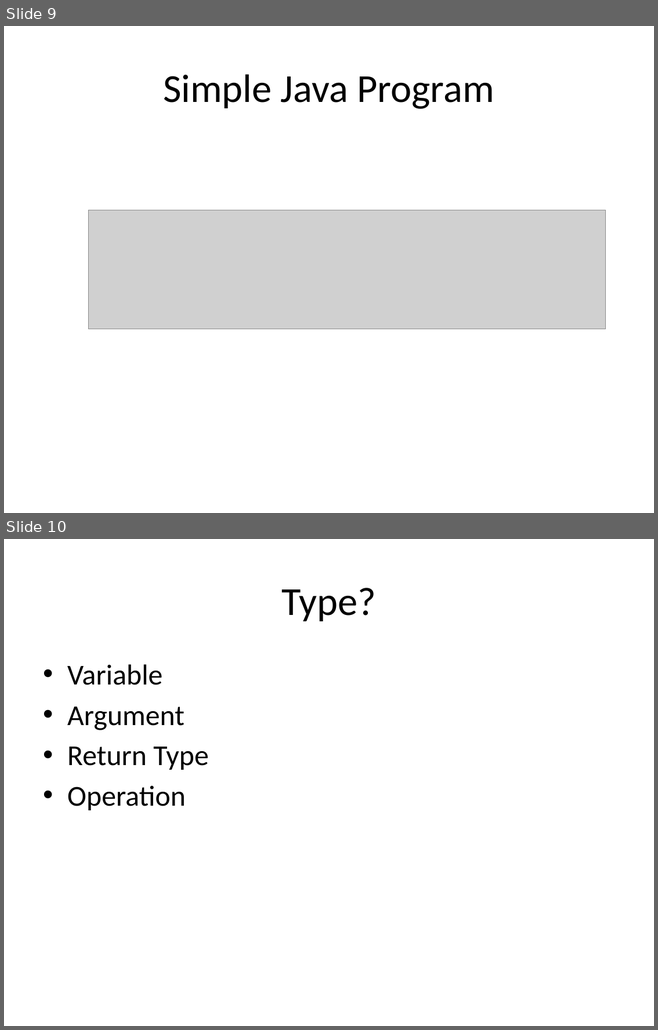
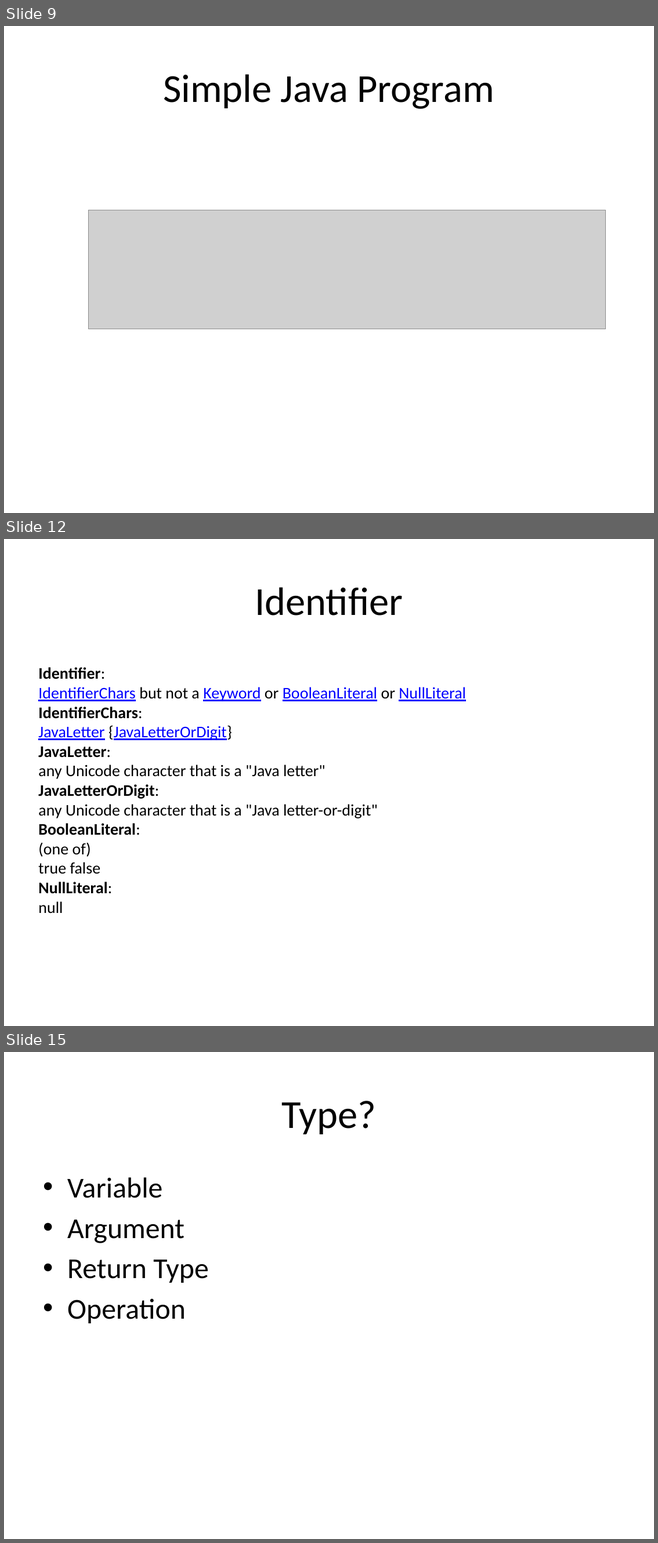
Before and after one commit to milhcbt/oot-aide, a slide deck: src/main/resources/Dasar-Dasar Pemograman Java.pptx. Shown one above the other, each under a label of ours: slides 9 and 10 before the commit, slides 9, 12 and 15 after it; the slides between them are not shown. The pictures are 658x1030 and 658x1543 pixels, drawn with LibreOffice and Linux fonts; fonts in the diff are those of the drawing; grey boxes stand for pictures. Boxes give left, top, right and bottom in pixels: in the first picture for what was removed or moved away, otherwise in the second. Text is boxed around its words. In the diff, an @@ line names an element or a change of style, - is before the commit and + after.

```diff
--- a/src/main/resources/Dasar-Dasar Pemograman Java.pptx
+++ b/src/main/resources/Dasar-Dasar Pemograman Java.pptx
@@ slide 12 added at (4,539,654,1026), background #FFFFFF @@
@@ title added at (255,587,402,616), 44 pt, text #000000 @@
+Identifier
@@ text added at (38,667,466,914), 18 pt, text #000000 @@
+Identifier:
+IdentifierChars but not a Keyword or BooleanLiteral or NullLiteral
+IdentifierChars:
+JavaLetter {JavaLetterOrDigit}
+JavaLetter:
+any Unicode character that is a "Java letter"
+JavaLetterOrDigit:
+any Unicode character that is a "Java letter-or-digit"
+BooleanLiteral:
+(one of)
+true false
+NullLiteral:
+null
@@ what was slide 10 is now slide 15 @@
```
Also in this commit, not shown: 3 slides changed, 11 other slides added.
